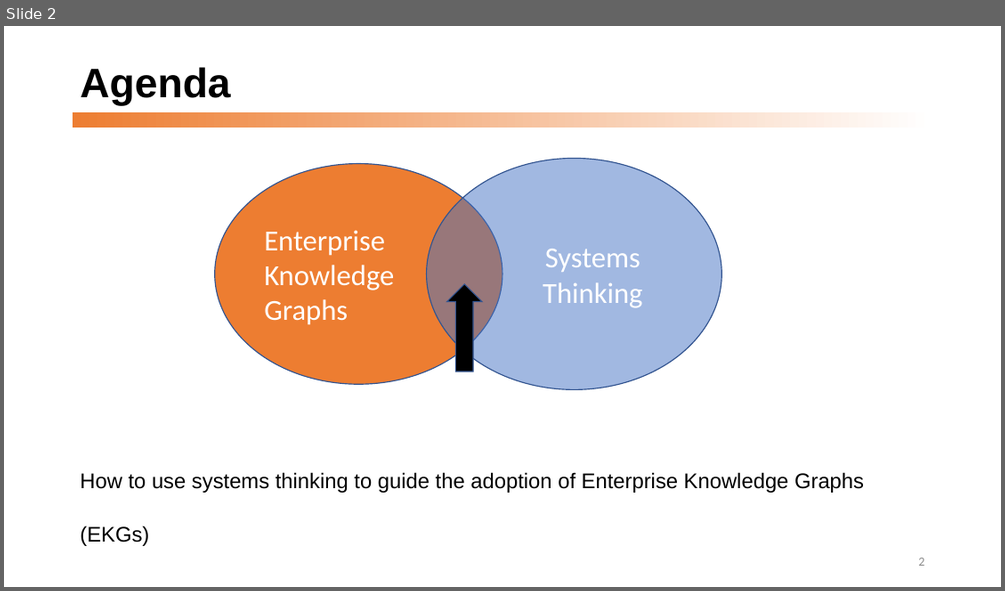
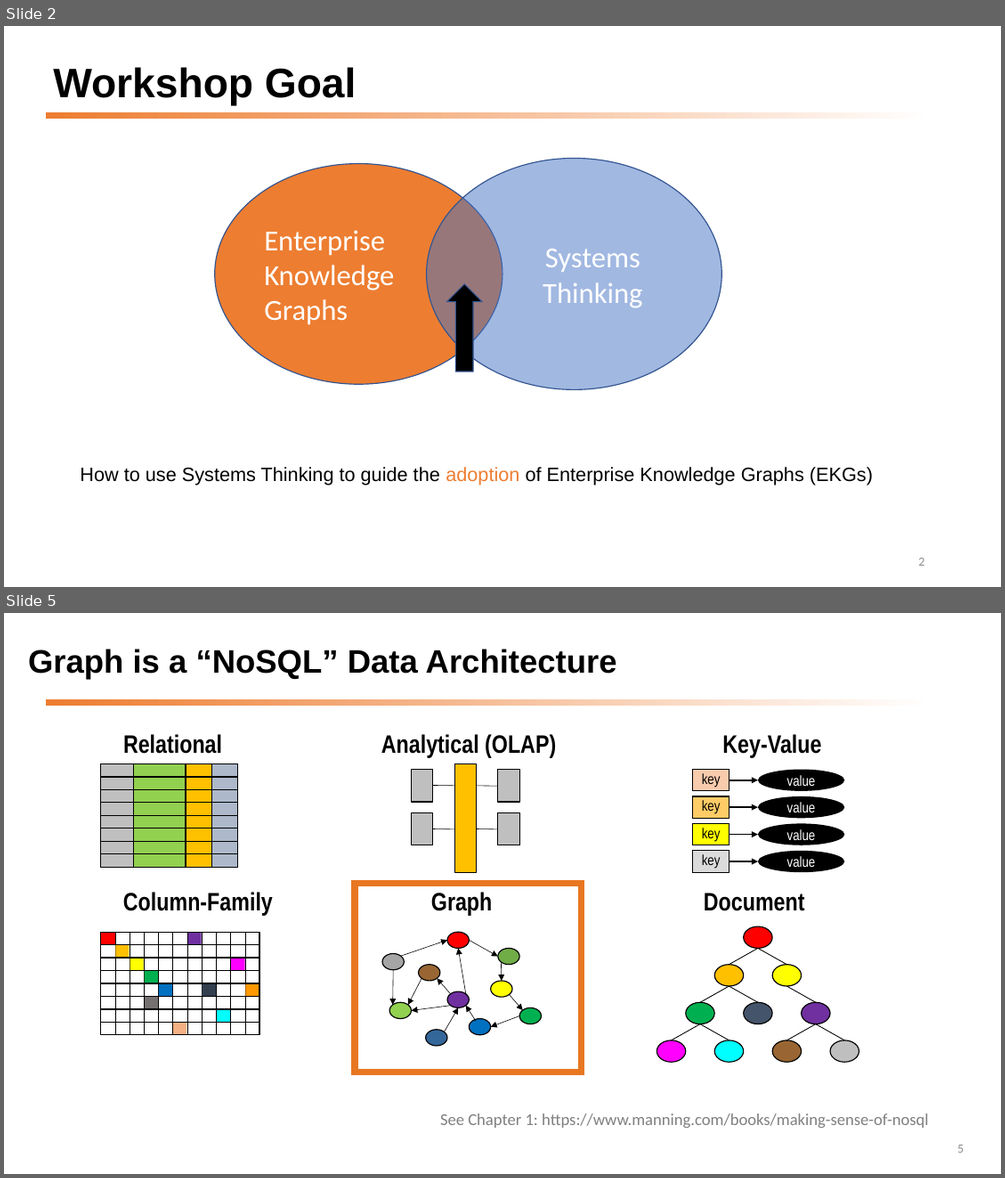
Before and after one commit to dmccreary/graph-systems-thinking, a slide deck: docs/presentations/GST-Half-Day-Workshop-2022.pptx. Shown one above the other, each under a label of ours: slide 2 before the commit, slides 2 and 5 after it; the slides between them are not shown. The pictures are 1005x591 and 1005x1178 pixels, drawn with LibreOffice and Linux fonts; fonts in the diff are those of the drawing. Boxes give left, top, right and bottom in pixels: in the first picture for what was removed or moved away, otherwise in the second. Text is boxed around its words. In the diff, an @@ line names an element or a change of style, - is before the commit and + after.

```diff
--- a/docs/presentations/GST-Half-Day-Workshop-2022.pptx
+++ b/docs/presentations/GST-Half-Day-Workshop-2022.pptx
@@ slide 5 added at (x1=4, y1=613, x2=1001, y2=1174), background #FFFFFF; not listed: 1 template element that a slide beside it also shows @@
@@ title added at (x1=28, y1=649, x2=617, y2=679), 31.3 pt, text #000000, bold @@
+Graph is a “NoSQL” Data Architecture
@@ text added at (x1=123, y1=734, x2=222, y2=754), 24.4 pt, text #000000, bold @@
+Relational
@@ text added at (x1=381, y1=734, x2=556, y2=758), 24.4 pt, text #000000, bold @@
+Analytical (OLAP)
@@ text added at (x1=722, y1=734, x2=821, y2=758), 24.4 pt, text #000000, bold @@
+Key-Value
@@ group added at (x1=412, y1=764, x2=520, y2=873): 5 rectangles, 4 lines @@
@@ group added at (x1=100, y1=764, x2=238, y2=867): 32 rectangles @@
@@ group added at (x1=693, y1=770, x2=844, y2=873): 4 rectangles, 4 ellipses, 4 arrows @@
+key
+value
+key
+value
+key
+value
+key
+value
@@ text added at (x1=123, y1=892, x2=273, y2=915), 24.4 pt, text #000000, bold @@
+Column-Family
@@ rectangle added at (x1=355, y1=883, x2=582, y2=1072), outline #E87722 6 pt @@
@@ text added at (x1=431, y1=892, x2=492, y2=915), 24.4 pt, text #000000, bold @@
+Graph
@@ text added at (x1=704, y1=892, x2=805, y2=911), 24.4 pt, text #000000, bold @@
+Document
@@ group added at (x1=100, y1=932, x2=259, y2=1035): 20 rectangles, 10 lines @@
@@ group added at (x1=382, y1=932, x2=542, y2=1046): 12 arrows, 10 ellipses @@
@@ group added at (x1=657, y1=926, x2=859, y2=1062): 10 ellipses, 9 lines @@
@@ text added at (x1=440, y1=1113, x2=929, y2=1127), 16 pt, text #808080 @@
+See Chapter 1: https://www.manning.com/books/making-sense-of-nosql
@@ page number added at (x1=957, y1=1144, x2=963, y2=1152), 12 pt, text #8C8C8C @@
+5
@@ slide 2 changed as well @@
@@ title at (x1=53, y1=67, x2=356, y2=106): text changed @@
-Agenda
+Workshop Goal
@@ rectangle resized from (x1=73, y1=112, x2=933, y2=127) to (x1=46, y1=112, x2=933, y2=119) @@
@@ text at (x1=80, y1=467, x2=873, y2=485): text changed; size 20.4 to 18.6 pt @@
-How to use systems thinking to guide the adoption of Enterprise Knowledge Graphs (EKGs)
+How to use Systems Thinking to guide the adoption of Enterprise Knowledge Graphs (EKGs)
```
Also in this commit, not shown: 10 other slides changed, 41 other slides added, 1 other file.
